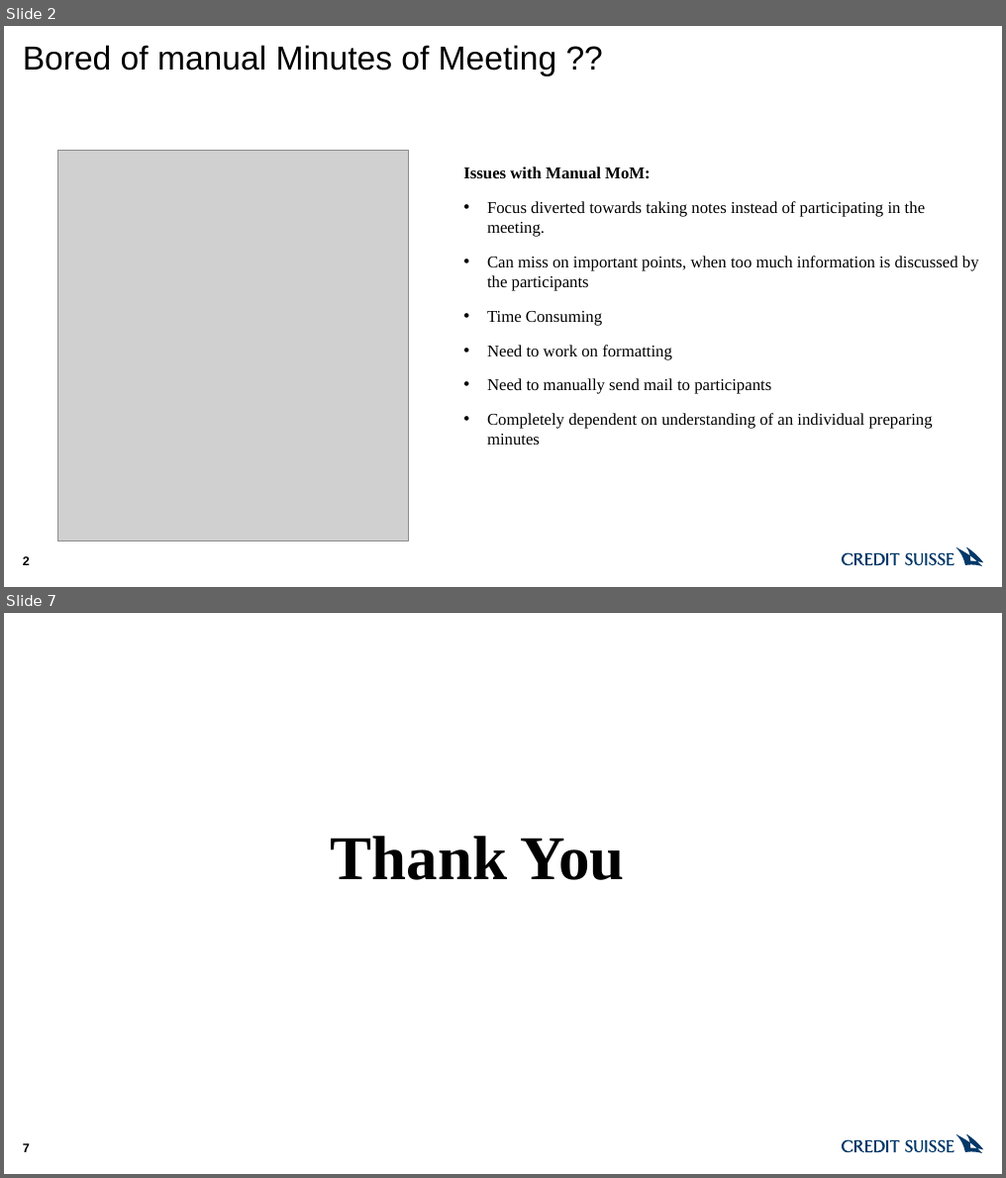
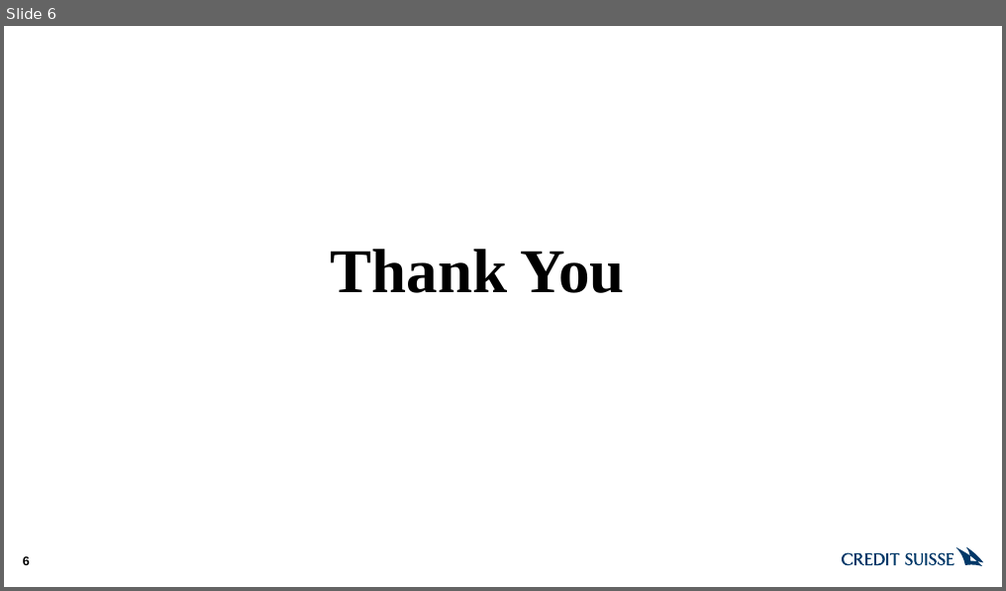
Before and after one commit to arreyaar/MOMBOT, a slide deck: MoMBot.pptx. Shown one above the other, each under a label of ours: slides 2 and 7 before the commit, slide 6 after it; the slides between them are not shown. The pictures are 1006x1178 and 1006x591 pixels, drawn with LibreOffice and Linux fonts; fonts in the diff are those of the drawing; grey boxes stand for pictures. Boxes give left, top, right and bottom in pixels: in the first picture for what was removed or moved away, otherwise in the second. Text is boxed around its words. In the diff, an @@ line names an element or a change of style, - is before the commit and + after.

```diff
--- a/MoMBot.pptx
+++ b/MoMBot.pptx
@@ slide 2 removed at <box>4,26,1002,587</box>, background #FFFFFF; not listed: 1 template element that a slide beside it also shows @@
@@ title removed at <box>23,45,556,76</box> @@
-Bored of manual Minutes of Meeting ??
@@ picture removed at <box>57,151,408,541</box> @@
@@ text removed at <box>463,167,979,445</box> @@
-Issues with Manual MoM:
-• Focus diverted towards taking notes instead of participating in the meeting.
-• Can miss on important points, when too much information is discussed by the participants
-• Time Consuming
-• Need to work on formatting
-• Need to manually send mail to participants
-• Completely dependent on understanding of an individual preparing minutes
@@ page number removed at <box>23,557,30,566</box> @@
-2
@@ what was slide 7 is now slide 6 @@
@@ page number at <box>23,557,30,566</box>: text changed @@
-7
+6
```
Also in this commit, not shown: 4 slides changed, 1 slide added, 1 other slide removed.
